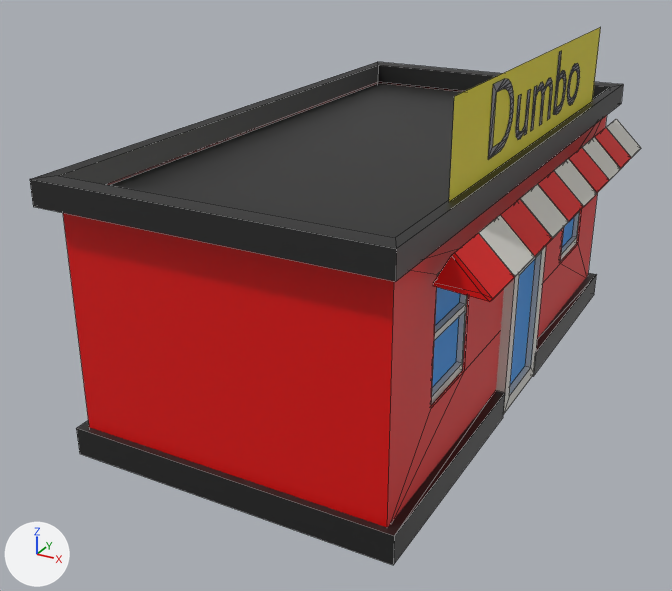
The FBX model Assets/Endless Runner/Users/Dariel/buildings/Shop3.fbx as it was, and as the next commit left it.
Camera for both pictures: a camera (50 mm lens) standing at (8.4, -24.1, 14.0) and looking at (-3.9, -1.7, 2.9). The axes (+X, +Y, +Z) are drawn at lower left. The lights are the same throughout. Mesh edges are drawn as thin lines. Where no turn or scale is listed for an object, it has been applied to the vertices.

Names of what the first picture shows: 'Shop3'.
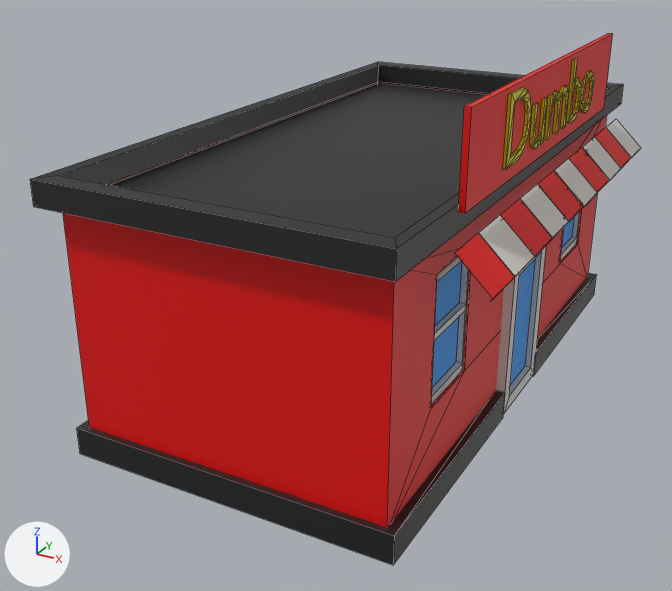
Changed parts and their boxes [x1, y1, x2, y2] in the pictures (672 x 591 px):
'Shop3', reshaped
    before: [30, 27, 641, 565]
    after: [30, 34, 641, 565]
part 1 of me_cube_088, rebuilt
    before: [449, 27, 601, 202]
    after: [459, 34, 613, 213]
part 2 of me_cube_088, added (yellow)
    after: [544, 86, 568, 140]
part 3 of me_cube_088, added
    after: [579, 71, 594, 113]
part 4 of me_cube_088, added (yellow)
    after: [566, 59, 581, 123]
part 5 of me_cube_088, added (yellow)
    after: [503, 88, 531, 170]
part 6 of me_cube_088, added (yellow)
    after: [529, 98, 547, 149]
part 7 of me_cube_088, deleted
    before: [567, 63, 580, 105]
part 8 of me_cube_088, deleted
    before: [531, 78, 552, 131]
part 9 of me_cube_088, deleted
    before: [553, 51, 566, 115]
part 10 of me_cube_088, deleted
    before: [488, 79, 514, 159]
part 11 of me_cube_088, deleted
    before: [516, 90, 530, 140]
part 12 of me_cube_088, cut back
    before: [433, 130, 631, 302]
    after: [554, 137, 610, 207]

What changed in the scene script:
```text
Change me_cube_088:
    used by ob_shop3; location = (0.0, 0.0, 0.0)
    remove me_cube_088.from_pydata(...)  # 397 vertices, 401 faces; spans x -8.0..2.7, y -9.1..9.1, z 0.0..10.1
    add me_cube_088.from_pydata(...)  # 386 vertices, 350 faces; spans x -8.0..2.7, y -9.1..9.1, z 0.0..9.9
    me_cube_088 part 1: the loose piece of 4 vertices spanning x 1.2, y -5.9..6.0, z 7.8..10.1 is rebuilt with 8 vertices and now spans x 1.4..1.6, y -5.9..6.0, z 7.6..9.9, in mat_material_021 (red #e20100)
    me_cube_088 part 2: a new loose piece of 48 vertices spanning x 1.6..1.7, y -0.5..1.2, z 8.0..9.2, in mat_material_053 (yellow #dacf00)
    me_cube_088 part 3: a new loose piece of 47 vertices spanning x 1.6..1.7, y 2.7..4.0, z 8.0..9.2, in mat_material_053 (yellow #dacf00)
    me_cube_088 part 4: a new loose piece of 39 vertices spanning x 1.6..1.7, y 1.5..2.6, z 8.0..9.7, in mat_material_053 (yellow #dacf00)
    me_cube_088 part 5: a new loose piece of 34 vertices spanning x 1.6..1.7, y -3.6..-2.0, z 8.0..9.7, in mat_material_053 (yellow #dacf00)
    me_cube_088 part 6: a new loose piece of 30 vertices spanning x 1.6..1.7, y -1.8..-0.8, z 8.0..9.1, in mat_material_053 (yellow #dacf00)
    me_cube_088 part 7: the loose piece of 37 vertices spanning x 1.2, y 2.7..4.0, z 8.1..9.3 is deleted
    me_cube_088 part 8: the loose piece of 28 vertices spanning x 1.2, y -0.5..1.2, z 8.2..9.3 is deleted
    me_cube_088 part 9: the loose piece of 28 vertices spanning x 1.2, y 1.5..2.6, z 8.1..9.9 is deleted
    me_cube_088 part 10: the loose piece of 27 vertices spanning x 1.2, y -3.6..-2.0, z 8.2..9.9 is deleted
    me_cube_088 part 11: the loose piece of 19 vertices spanning x 1.2, y -1.8..-0.8, z 8.2..9.3 is deleted
    me_cube_088 part 12
    77 vertices are removed from x 1.3..2.7, y -6.9..7.1, z 6.1..7.0
    131 faces are deleted
    3 vertices are added at (2.6, 1.5, 6.1), (2.7, 1.5, 6.2), (2.6, 4.3, 6.1)
    3 new faces join them, mat_material_021 (red #e20100)
    3 new faces join them, mat_material_009 (light grey #d7d5cf)
    remove me_cube_088.materials.append(mat_material_056)  # grey #7c7b80
```
